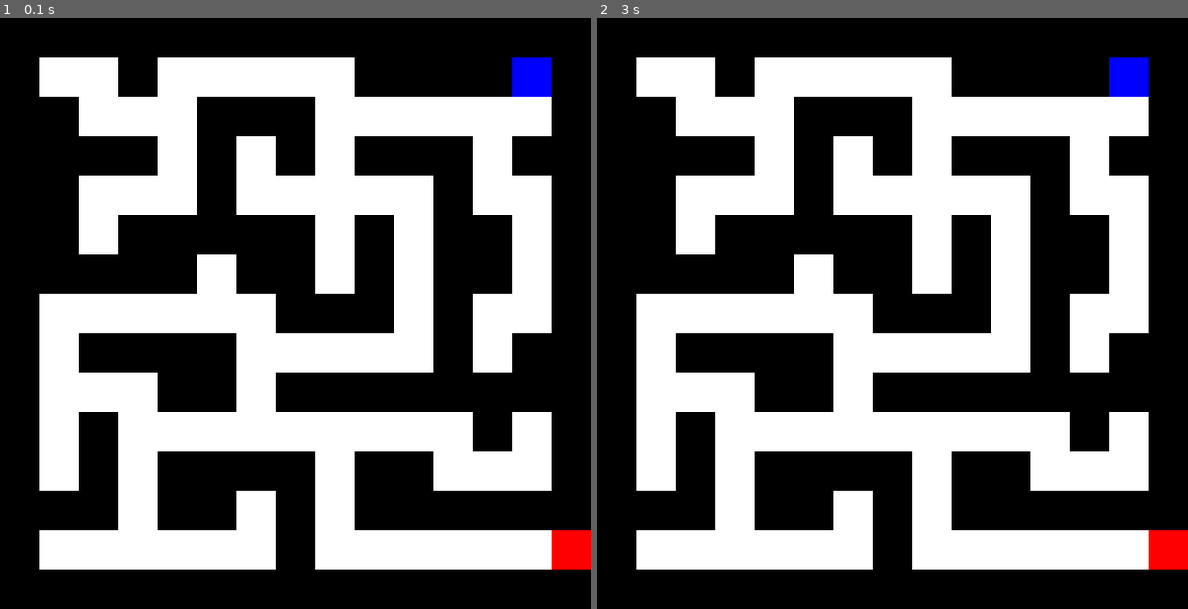
Above: before the commit, frames 1-2 (left to right).
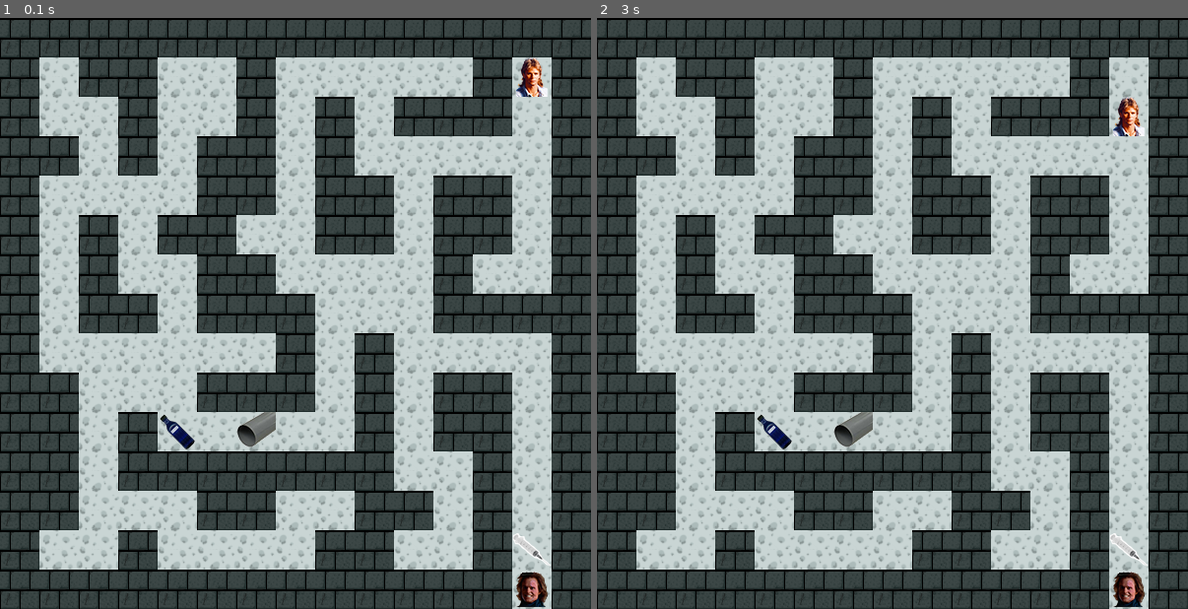
Above: after the commit, the same moments.

Repository: Adelaidee88/OCPython_projet3
Game: pygame game, started from labyrinthe.py
The game is run twice, just before and just after one commit, with the same random seed, the same clock (stepped at 60 frames per second) and the same inputs.
Inputs:
- Up to frame 1 (0.1 s): no input
- Up to frame 2 (3 s): tap Enter at 0.33 s; hold Right 0.67-1.13 s; hold Up 1.17-1.63 s; hold Left 2.17-2.7 s; hold Down from 2.73 s (still down)

The runs differ from the first frame. In frame 1, 94% of the frame differs, in the area x 0-100%, y 0-100%; in frame 2, 94%.

Commit message:
ajout déplacement mac et positionnement aléatoire des objets

Diff:
--- a/carre.py
+++ b/carre.py
@@ -7,8 +7,8 @@
         self.y = y
         self.name = name
 
-    def salutation(self):
-        print("Bonjour !")
+    # def salutation(self):
+        # print("Bonjour !")
 
     def __str__(self):
         return str(self.x) + " " + str(self.y) + " " + str(self.name)
--- a/labyrinthe.py
+++ b/labyrinthe.py
@@ -2,6 +2,11 @@
 from pygame.locals import *
 from parse import parse
 from carre import Square
+from macgyver import Macgyver
+from loot import Loot
+import random
+from map import Map
+
 
 laby = open("maze.txt", "r")  # ouverture du fichier maze.txt
 contenu = laby.read()  # renvoie le contenu du fichier
@@ -10,6 +15,7 @@
 maze_list = []  # création de la liste de liste de ligne (= map)
 maze_str = contenu.splitlines()  # séparation de chaque ligne du fichier en liste de chaines de caractères
 
+
 for line in maze_str:
     maze_list.append(parse(line))  # on parse chaque ligne de caractère pour avoir une liste de listes
 
@@ -17,10 +23,27 @@
     maze.append(parse(line))  # on parse chaque liste de listes
 
 
+def way():
+    way = []
+    i = 0
+    while i < 15:
+        j = 0
+        while j < 15:
+            case = Square(i, j, maze[i][j])
+            valeur_case = case.name
+            if valeur_case == " ":
+                way.append(case)
+            j = j + 1
+        i = i + 1
+    return way
+
+
 pygame.init()
 
-windowSurface = pygame.display.set_mode((600, 600), 0, 32)
-pygame.display.set_caption('Labyrinthe')
+windowSurface = pygame.display.set_mode((600, 600), 0, 32)  # fenêtre de 600x600 px
+pygame.display.set_caption('Labyrinthe')  # nommée Labyrinthe
+
+# définition des couleurs
 
 BLACK = (0, 0, 0)
 WHITE = (255, 255, 255)
@@ -29,27 +52,85 @@
 BLUE = (0, 0, 255)
 YELLOW = (255, 255, 0)
 
-i = 0
-while i < 600:
-    j = 0
-    while j < 600:
-        case = Square(j // 40, i // 40, maze[j // 40][i // 40])
-        valeur_case = case.name
+img_mur = pygame.image.load("mur.png")
+img_sol = pygame.image.load("sol.png")
+img_murd = pygame.image.load("murd.png")
 
-        if valeur_case == "x":
-            color = BLACK
-        elif valeur_case == " ":
-            color = WHITE
-        elif valeur_case == "m":
-            color = BLUE
-        else:
-            color = RED
-        pygame.draw.rect(windowSurface, color, (i, j, 40, 40))
-        j = j + 40
-    i = i + 40
+def draw_laby():
+    i = 0
+    while i < 600:  # boucle de couleur des cases selon valeur name de maze (remplacer plus tard par une image, cf pygame.Surface.blit)
+        j = 0
+        while j < 600:
+            case = Square(i // 40, j // 40, maze[i // 40][j // 40])
+            valeur_case = case.name
+
+            if valeur_case == "x":
+                windowSurface.blit(img_mur, (case.x*40, case.y*40))
+            elif valeur_case == " ":
+                windowSurface.blit(img_sol, (case.x * 40, case.y * 40))
+            #elif valeur_case == "m":
+                #color = BLUE
+            else:
+                windowSurface.blit(img_murd, (case.x * 40, case.y * 40))
+            #pygame.draw.rect(windowSurface, color, (i, j, 40, 40))
+            j = j + 40
+        i = i + 40
 
 
-pygame.display.update()
+# définir pos_macgyver depuis case avec "m" dans maze
+
+
+pos_macgyver = Macgyver (520, 40, "m")  # position directe de mac, mais pas récupérée de maze
+img_macgyver = pygame.image.load("macg.png")
+
+objets = random.sample(way(), 3)  #isoler les cases libres
+
+needle = objets[0]
+pos_needle = Loot(needle.x*40, needle.y*40, "o")
+img_needle = pygame.image.load("needle.png")
+
+tube = objets[1]
+pos_tube = Loot(tube.x*40, tube.y*40, "o")
+img_tube = pygame.image.load("tube.png")
+
+ether = objets[2]
+pos_ether = Loot(ether.x*40, ether.y*40, "o")
+img_ether = pygame.image.load("ether.png")
+
+
+while 1:
+    for event in pygame.event.get():
+        if event.type == pygame.KEYDOWN :
+            if event.key == pygame.K_LEFT:  # si flèche gauche
+                if maze[pos_macgyver.x//40 - 1][pos_macgyver.y//40] == " ":
+                    pos_macgyver.x = pos_macgyver.x - 40  # se déplace vers la gauche
+            elif event.key == pygame.K_UP:  # si flèche haut
+                if maze[pos_macgyver.x//40][pos_macgyver.y//40 - 1] == " ":
+                    pos_macgyver.y = pos_macgyver.y - 40  # se déplace vers le haut
+            elif  event.key == pygame.K_RIGHT:  # si flèche droite
+                if maze[pos_macgyver.x//40 + 1][pos_macgyver.y//40] == " ":
+                    pos_macgyver.x = pos_macgyver.x + 40  # se déplace vers la droite
+            elif  event.key == pygame.K_DOWN:  # si flèche bas
+                if maze[pos_macgyver.x//40][pos_macgyver.y//40 + 1] == " ":
+                    pos_macgyver.y = pos_macgyver.y + 40  # se déplace vers le bas
+            else:
+                pass
+        if event.type == pygame.QUIT:
+            sys.exit()
+
+
+    # print(str(pos_macgyver.x) + " " + str(pos_macgyver.y))
+
+    # pygame.Surface.blit pour dessiner une image sur une autre (avec Surface((40, 40)) ?), l'utiliser à un moment pour
+    # mettre des textures sur le labyrinthe, selon la valeur de la lettre des coord dans maze
+
+    draw_laby()
+    windowSurface.blit(img_needle, (pos_needle.x, pos_needle.y))
+    windowSurface.blit(img_tube, (pos_tube.x, pos_tube.y))
+    windowSurface.blit(img_ether, (pos_ether.x, pos_ether.y))
+    windowSurface.blit(img_macgyver, (pos_macgyver.x, pos_macgyver.y))
+    pygame.display.update()
+
 
 # run the game loop
 while True:
@@ -64,3 +145,5 @@
 # placer MacGyver, Murdock et murs sur la carte, faire que Mac puisse se déplacer avec les touches
 # bonus : vérifier les collisions donc la position de Mac et voir si avec déplacement on tombe sur mur (avec double indice
 # entre crochets)
+
+# objets qui apparaissent à looter
--- /dev/null
+++ b/loot.py
@@ -0,0 +1,6 @@
+class Loot:
+
+    def __init__(self, x, y, name):
+        self.x = x
+        self.y = y
+        self.name = name
--- /dev/null
+++ b/macgyver.py
@@ -0,0 +1,8 @@
+class Macgyver:
+
+    def __init__(self, x, y, name):
+        self.x = x
+        self.y = y
+        self.name = name
+
+        # liste de loot en tuple (objet, T/F)
--- a/map.py
+++ b/map.py
@@ -1,4 +1,5 @@
-from square import *
+from carre import *
+
 
 class Map:
 
--- a/maze.txt
+++ b/maze.txt
@@ -1,13 +1,13 @@
 xxxxxxxxxxxxxxx
-x  x     xxxxmx
+x  x     xxxx x
 xx   xxx      x
-xxxx x x xxx xx
-xx   x     x  x
-xx xxxxx x xx x
+xxxx   x  xx xx
+x    x     x  x
+x  xxxxx x xx x
 xxxxx xx x xx x
 x      xxx x  x
 x xxxx     x xx
-x   xx xxxxxxxx
+x   xx  xxxxxxx
 x x         x x
 x x xxxx xx   x
 xxx xx x xxxxxx
--- a/parse.py
+++ b/parse.py
@@ -5,7 +5,7 @@
     ret = []
     for caracter in s:
         if caracter == "x" or caracter == " " or caracter == "m" or caracter == "v" or caracter == "o":
-            ret.append(caracter) # transformer la suite de caracteres en liste
+            ret.append(caracter)  # transformer la suite de caracteres en liste
         else:
             print("erreur1")
             sys.exit(-1)
Binary file added: ether.png
Binary file added: macg.png
Binary file added: mur.png
Binary file added: murd.png
Binary file added: needle.png
Binary file added: sol.png
Binary file added: tube.png
